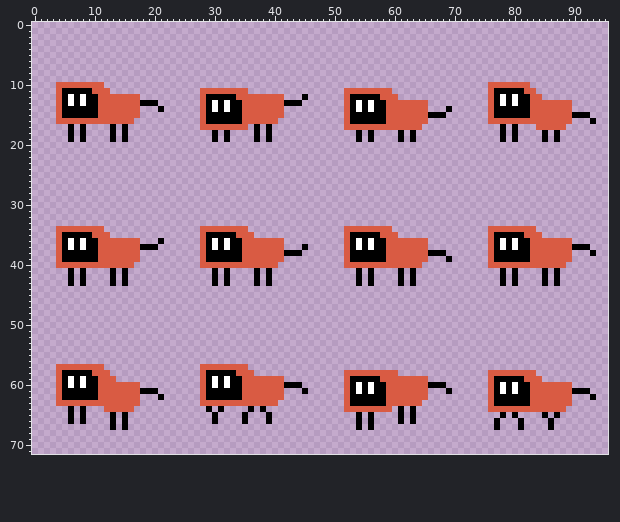
Sprite sheet, stored at Assets/Sprites/dog.png. Above is the file before it was changed.
The file is 96x72 pixels.
Once edited:
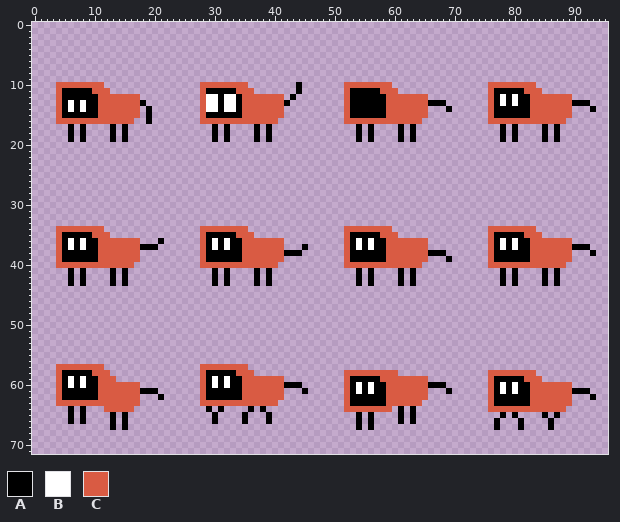
Palette (. is transparent): A #000000  B #ffffff  C #d95b43
Message: Dog Single States
Difference:
@@ x 0..95 @@
  9 ................................................................................................
-10 ....CCCCCCCC................................................................CCCCCCC.............
-11 ....CAAAAACCC...............CCCCCCCC................CCCCCCCC................CAAAAACC............
-12 ....CABABAACCCCCCC..........CAAAAACCCCCCCC...A......CAAAAACCC...............CABABAACC...........
-13 ....CABABAACCCCCCCAAA.......CABABAACCCCCCCAAA.......CABABAACCCCCCC..........CABABAACCCCCCC......
-14 ....CAAAAAACCCCCCC...A......CABABAACCCCCCC..........CABABAACCCCCCC...A......CAAAAAACCCCCCC......
-15 ....CAAAAAACCCCCCC..........CAAAAAACCCCCCC..........CAAAAAACCCCCCCAAA.......CAAAAAACCCCCCCAAA...
-16 ....CCCCCCCCCCCCC...........CAAAAAACCCCCC...........CAAAAAACCCCCCC..........CCCCCCCCCCCCCC...A..
-17 ......A.A....A.A............CCCCCCCC.A.A............CCCCCCCCCCCCC.............A.A...CCCCC.......
+10 ....CCCCCCCC................CCCCCCCC........A.......CCCCCCCC................CCCCCCCC............
+11 ....CAAAAACCC...............CAAAAACCC.......A.......CAAAAACCC...............CAAAAACCC...........
+12 ....CAAAAAACCCCCCC..........CBBABBACCCCCCC.A........CAAAAAACCCCCCC..........CABABAACCCCCCC......
+13 ....CABABAACCCCCCCA.........CBBABBACCCCCCCA.........CAAAAAACCCCCCCAAA.......CABABAACCCCCCCAAA...
+14 ....CABABAACCCCCCC.A........CBBABBACCCCCCC..........CAAAAAACCCCCCC...A......CAAAAAACCCCCCC...A..
+15 ....CAAAAAACCCCCCC.A........CAAAAAACCCCCCC..........CAAAAAACCCCCCC..........CAAAAAACCCCCCC......
+16 ....CCCCCCCCCCCCC..A........CCCCCCCCCCCCC...........CCCCCCCCCCCCC...........CCCCCCCCCCCCC.......
+17 ......A.A....A.A..............A.A....A.A..............A.A....A.A..............A.A....A.A........
 18 ......A.A....A.A..............A.A....A.A..............A.A....A.A..............A.A....A.A........
Changed places in both pictures, as pixel boxes (x1, y1, x2, y2):
changed: (200, 82, 254, 130)
changed: (290, 82, 308, 106)
changed: (344, 82, 446, 130)
changed: (530, 82, 596, 130)
changed: (68, 94, 86, 112)
changed: (146, 100, 164, 124)
